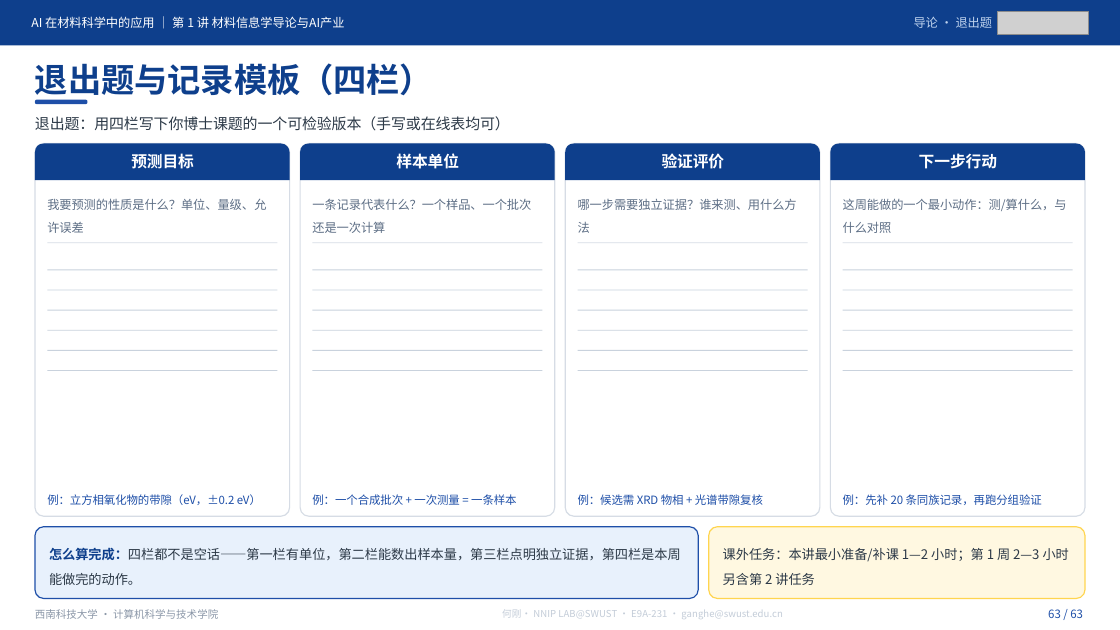
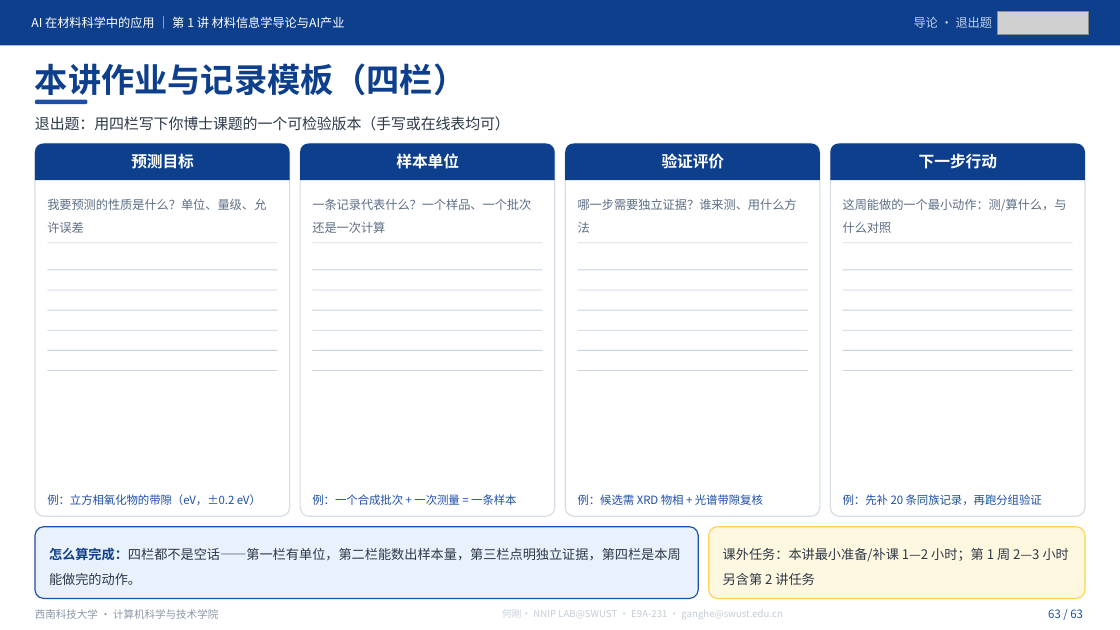
Before and after one commit to cosfrist/Applications-of-Artificial-Intelligence-in-Materials-Science-SWUST, a slide deck: slide 63 of lectures/01-材料信息学导论与AI产业/AI在材料科学中的应用-第1讲 材料信息学导论与AI产业-V5.pptx. Drawn at 1120x630 pixels with LibreOffice and Linux fonts; fonts in the diff are those of the drawing; grey boxes stand for pictures. Boxes give left, top, right and bottom in pixels: in the first picture for what was removed or moved away, otherwise in the second. Text is boxed around its words. In the diff, an @@ line names an element or a change of style, - is before the commit and + after.

Commit message:
第1、2讲课件按教师 11-12 手动优化更新，配套文件同步
第 1 讲（5,954,736 B，SHA 45d46523…）
- 全篇引号由 `&quot;` 转义统一为直角引号：P3「一行训练数据」、P20 Al 7075 案例、P62 四条预检命令
- P6 样例三「二元/三元氧化物的实验带隙」断行合并
- **P63 页标题**「退出题与记录模板（四栏）」→「本讲作业与记录模板（四栏）」，讲义与授课路线同步
- 讲义 P3 页标题行由旧名「本讲学习结果与 90 分钟路线」统一为「本讲预期目标」，与课件及授课路线一致
- 页数仍 63；图片对象 94（58 页眉另计）未变，source_index 图片元数据表无需重建
- README-V5 / source_index 同步至教师 11-06 版；清单复算 13/13

第 2 讲（5,326,822 B，SHA 675d5100…）
- **P3 页标题**「本讲学习结果与 90 分钟路线」→「本讲预期成果与构成」，删去页内「任务卡计入课堂过程证据（2 分）…」
  与「15′/20′/25′/20′/10′」旧路线标注
- **P58 页标题**「课堂实践（20 分钟）：把博士课题写成任务卡」→「课堂实践：把博士课题写成任务卡」
- 配图替换：P1（3 张并为 2 张）、P20、P46 各替换 1 张
- 图片对象 91 → 90，唯一媒体 32 → 31，页眉 60 未变；source_index §6 嵌入元数据表重建（30 行）
- 讲义与授课路线同步 P3、P58 标题；清单复算 6/6

课程导论本次未变（源与仓库逐字节一致），未提交。

```diff
--- a/lectures/01-材料信息学导论与AI产业/AI在材料科学中的应用-第1讲 材料信息学导论与AI产业-V5.pptx
+++ b/lectures/01-材料信息学导论与AI产业/AI在材料科学中的应用-第1讲 材料信息学导论与AI产业-V5.pptx
@@ text at [35,63,466,101]: text changed @@
-退出题与记录模板（四栏）
+本讲作业与记录模板（四栏）
```
Also in this commit, not shown: 6 other slides changed, 13 other files.
